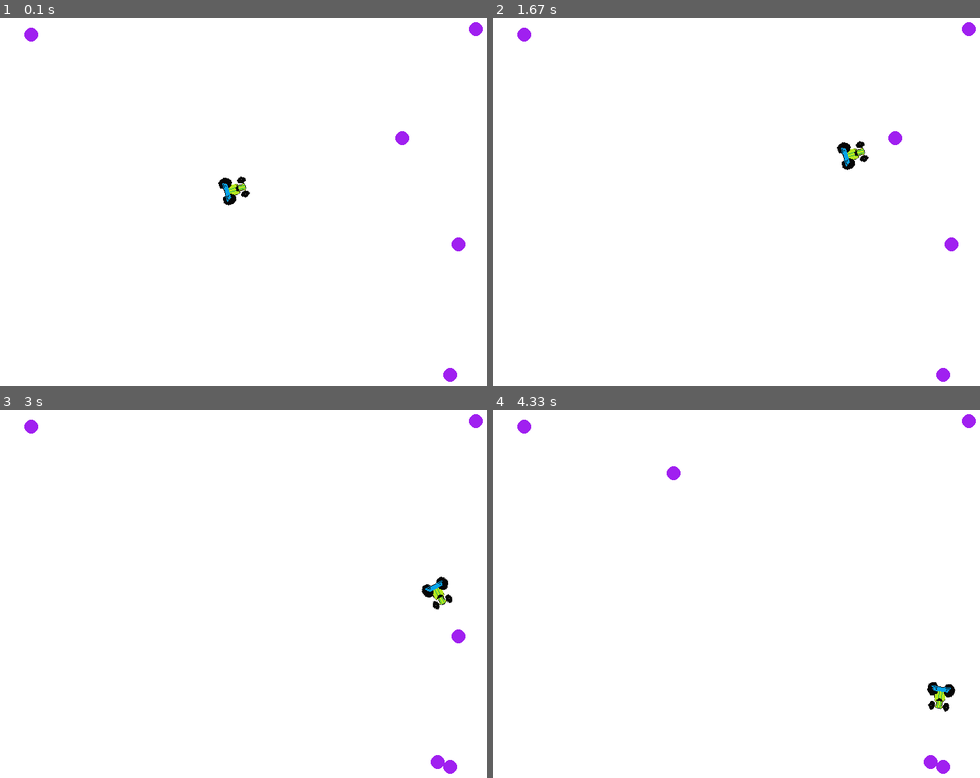
Above: before the commit, frames 1-4 (two rows, left to right).
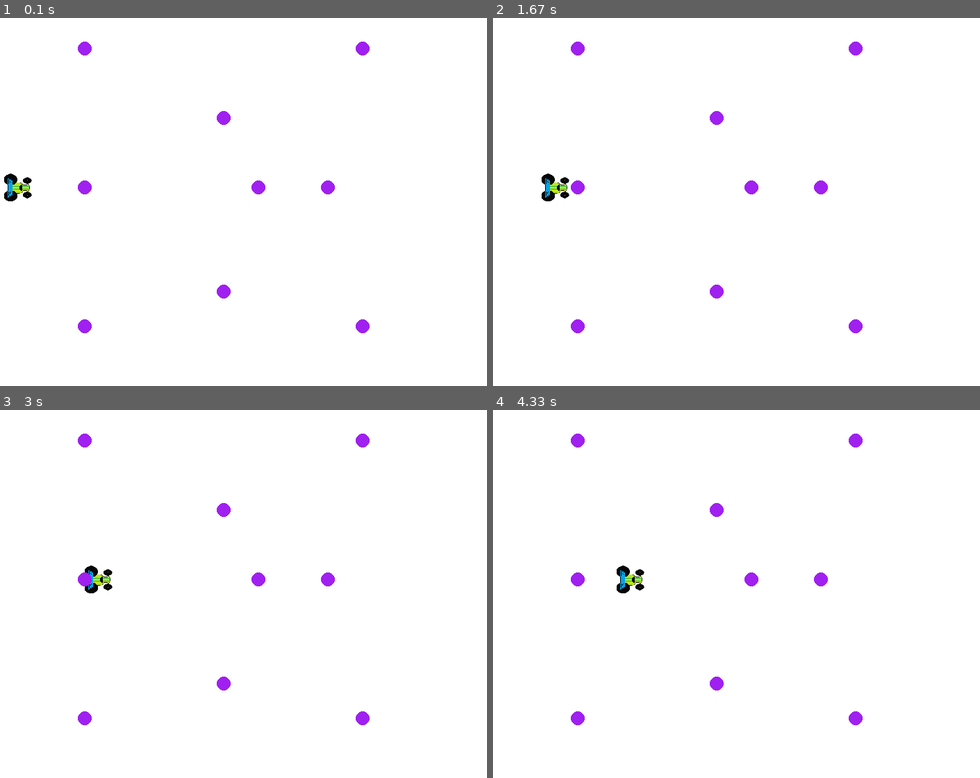
Above: after the commit, the same moments.

Repository: ZePedro34/pap-neat
Game: pygame game, started from Simulation.py
The game is run twice, just before and just after one commit, with the same random seed, the same clock (stepped at 60 frames per second) and the same inputs.
Inputs:
- Up to frame 1 (0.1 s): no input
- Up to frame 2 (1.67 s): no input
- Up to frame 3 (3 s): no input
- Up to frame 4 (4.33 s): no input

The runs differ from the first frame. In frame 1, 1.7% of the frame differs, in the area x 0-100%, y 1-99%; in frame 2, 1.7%; in frame 3, 1.7%; in frame 4, 1.7%.

Commit message:
Added Neat Prey Controller

Diff:
--- a/MathUtils.py
+++ b/MathUtils.py
@@ -2,6 +2,9 @@
 
 def distance(p1, p2):
     return math.dist(p1, p2)
+
+def norm(vector):
+    return math.sqrt(vector[0]**2 + vector[1]**2)
 
 def getAngRads(vector):
     return math.atan2(vector[1], vector[0])
--- a/PreyState.py
+++ b/PreyState.py
@@ -6,27 +6,42 @@
         self.transform = Transform(pos, ori)
         self.maxTheta = math.radians(10)
         self.maxDl = 4
-        self.energy = 100
+        self.maxEnergy = 100
+        self.energy = self.maxEnergy
+        self.isTired = False
         self.age = 0
         self.died = False
         self.foodEaten = 0
+        self.viewDistance = 200
+        self.viewAngle = math.radians(30)
 
     def rotate(self, angRads):
-        if(self.energy > 0):
+        self.energy -= 1
+        if (self.energy < 10):
+            self.isTired = True
+        if(not self.isTired):
             if(angRads>0):
                 self.transform.rotate(min(angRads, self.maxTheta))
             else:
                 self.transform.rotate(max(angRads, -self.maxTheta))
 
     def moveForward(self, dl):
-        if(self.energy > 0):
+        self.energy -= 1
+        if (self.energy < 10):
+            self.isTired = True
+        if(not self.isTired):
             if(dl>0):
                 self.transform.moveForward(min(dl, self.maxDl))
             else:
                 self.transform.moveForward(max(dl, -self.maxDl))
 
+    def rest(self):
+        self.energy += 1
+        if (self.energy > 50):
+            self.isTired = False
+
     def eat(self):
-        self.energy = 100
+        self.energy = self.maxEnergy
         self.foodEaten += 1
 
     def stepAge(self):
--- a/Simulation.py
+++ b/Simulation.py
@@ -3,20 +3,21 @@
 from SimulationLogic import SimulationLogic
 
 from WorldState import WorldState
+from controller.NeatPreyController import NeatPreyController
 from controller.PredatorController import PredatorController
 from controller.PreyController import PreyController
 
 
 def runSimulation():
     renderer = PyGameRenderer(False)
-    preyCtrl = PreyController()
+    preyCtrl = NeatPreyController()
     predatorCtrl = PredatorController()
     simLogic = SimulationLogic()
 
     ws = WorldState()
-    framerate = 30
+    framerate = 10
     timestamp = 0
-    while(timestamp < 15):
+    while(timestamp < 60):
 
         for p in ws.preys:
             preyCtrl.execute(ws, p)
@@ -25,7 +26,7 @@
         for p in ws.predators:
             predatorCtrl.execute(ws, p)
 
-        simLogic.run(ws)
+        #simLogic.run(ws)
 
         renderer.render(ws)
 
@@ -65,6 +66,8 @@
 if __name__ == '__main__':
     runSimulation()
 
+
+
     #for i in range(30):
      #   score = runPreySimulation(1000, PreyController())
       #  print(score)
--- a/WorldState.py
+++ b/WorldState.py
@@ -14,11 +14,21 @@
         self.predators = []
         self.food = []
 
-        self.preys.append(PreyState((0,0), (1,0)))
+        self.preys.append(PreyState((-300,0), (1,0)))
         #self.predators.append(PredatorState((-350, 250), (1,0)))
 
-        for i in range(5):
-            self.food.append(FoodState(self.getRandomPos()))
+        #for i in range(5):
+        #    self.food.append(FoodState(self.getRandomPos()))
+
+        self.food.append(FoodState((50, 0)))
+        self.food.append(FoodState((150, 0)))
+        self.food.append(FoodState((200, 200)))
+        self.food.append(FoodState((0, 100)))
+        self.food.append(FoodState((-200, 200)))
+        self.food.append(FoodState((-200, 0)))
+        self.food.append(FoodState((-200, -200)))
+        self.food.append(FoodState((0, -150)))
+        self.food.append(FoodState((200, -200)))
 
     def getNearestPrey(self, point):
         distances = []
--- /dev/null
+++ b/controller/NeatPreyController.py
@@ -0,0 +1,77 @@
+import math
+from MathUtils import distance, getAngDegrees, getAngRads, norm, pointRelative
+from PreyState import PreyState
+from WorldState import WorldState
+
+
+class NeatPreyController:
+    def execute(self, ws: WorldState, preyState: PreyState) -> None:
+        print("------------------------------")
+
+        foodSensors = self.getFoodSensors(ws, preyState)
+
+        inputs = []
+        inputs.append(preyState.isTired)
+        for i in foodSensors:
+            inputs.append(i)
+        print("Inputs", inputs)
+
+        outputs = self.getOutputs(inputs)
+        print("Outputs", outputs)
+
+        self.executeAction(outputs, preyState)
+
+    def getFoodSensors(self, ws: WorldState, preyState: PreyState):
+        foodSensors = [0, 0, 0, 0, 0, 0, 0]
+        for f in ws.food:
+            fRelative = pointRelative(preyState.transform.pos, preyState.transform.ori, f.pos)
+            sensorPos = self.getSensorPosition(fRelative)
+            sensorStrength = self.getSensorStrength(fRelative, preyState.viewDistance)
+            #print(sensorPos, sensorStrength)
+
+            if (self.isFoodReachable(sensorPos, sensorStrength)):
+                if(foodSensors[sensorPos-1] < sensorStrength):
+                    foodSensors[sensorPos-1] = sensorStrength
+        return foodSensors
+
+    def isFoodReachable(self, sensorPos, sensorStrength):
+        return sensorPos > 0 and sensorStrength >= 0
+
+    def getSensorStrength(self, point, viewDistance):
+        return 1-(norm(point)/viewDistance)
+
+    def getSensorPosition(self, posVector):
+        fRelRads = getAngRads(posVector)
+        if(fRelRads < math.radians(105) and fRelRads >= math.radians(75)):
+            sensor = 1
+        elif (fRelRads < math.radians(75) and fRelRads >= math.radians(45)):
+            sensor = 2
+        elif (fRelRads < math.radians(45) and fRelRads >= math.radians(15)):
+            sensor = 3
+        elif (fRelRads < math.radians(15) and fRelRads >= math.radians(-15)):
+            sensor = 4
+        elif (fRelRads < math.radians(-15) and fRelRads >= math.radians(-45)):
+            sensor = 5
+        elif (fRelRads < math.radians(-45) and fRelRads >= math.radians(-75)):
+            sensor = 6
+        elif (fRelRads < math.radians(-75) and fRelRads >= math.radians(-105)):
+            sensor = 7
+        else:
+            sensor = -1
+
+        return sensor
+
+    def getOutputs(self, inputs):
+        outputs = [0, 0, 0, 0, 0]
+        if inputs[0] == True:
+            outputs[4] = 1
+        else:
+            outputs[0] = 1
+
+        return outputs
+
+    def executeAction(self, outputs, preyState: PreyState):
+        if (outputs[0] != 0):
+            preyState.moveForward(preyState.maxDl)
+        elif (outputs[4] != 0):
+            preyState.rest()
--- a/controller/PreyController.py
+++ b/controller/PreyController.py
@@ -12,6 +12,5 @@
             nearestFoodRelative = pointRelative(preyState.transform.pos, preyState.transform.ori, nearestFood.pos)
             preyState.moveForward(nearestFoodRelative[0])
             preyState.rotate(getAngRads(nearestFoodRelative))
-            preyState.energy -= 1
             #print("f", nearestFoodRelative, getAngDegrees(nearestFoodRelative))
             #print("p", preyState.transform.pos, getAngDegrees(preyState.transform.ori))
